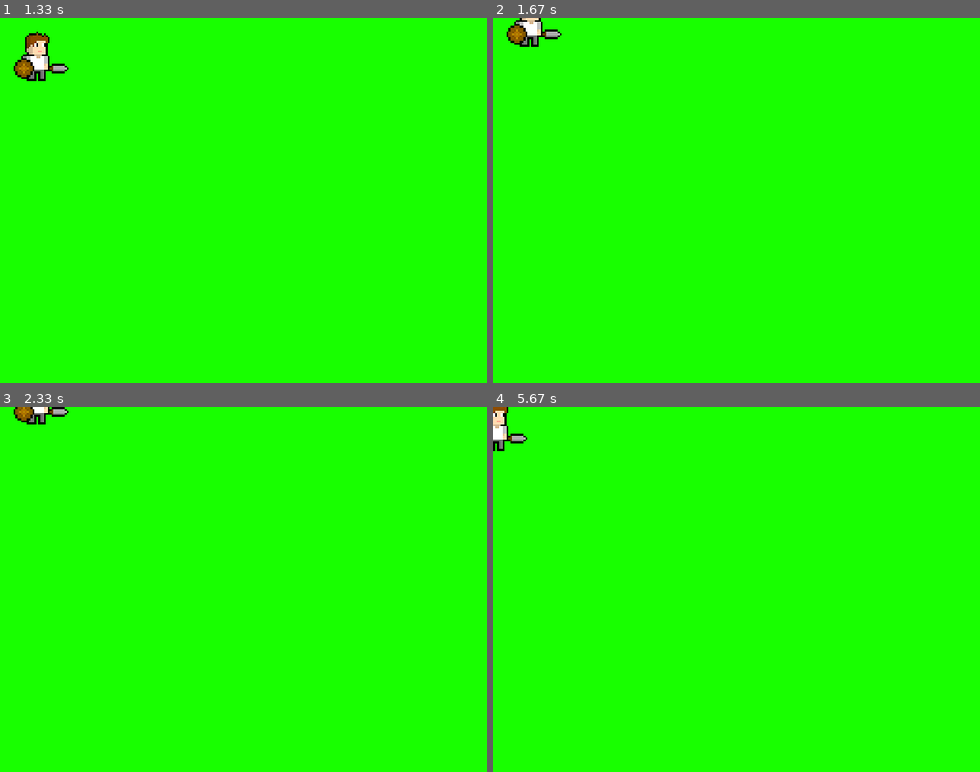
Above: before the commit, frames 1-4 (two rows, left to right).
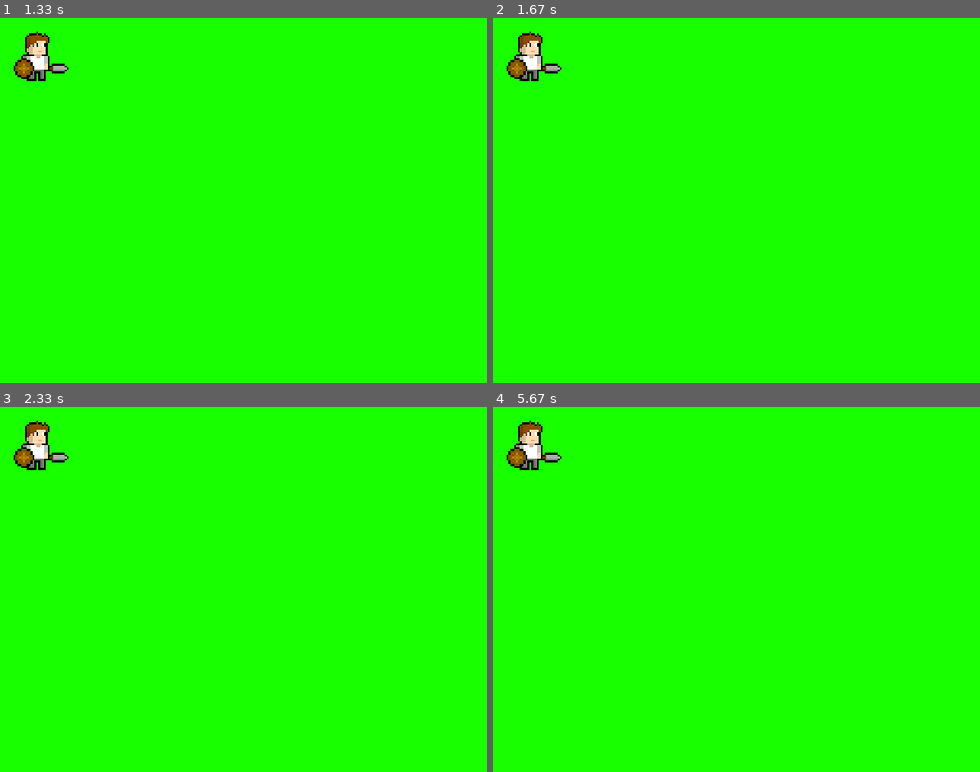
Above: after the commit, the same moments.

Repository: Farofeiro231/Python_Game
Game: pygame game, started from RPG/BouncingPanda.py
The game is run twice, just before and just after one commit, with the same random seed, the same clock (stepped at 60 frames per second) and the same inputs.
Inputs:
- Up to frame 1 (1.33 s): hold A 0.33-0.8 s; hold Right 0.33-0.8 s
- Up to frame 2 (1.67 s): hold Up from 1.33 s (still down)
- Up to frame 3 (2.33 s): release Up at 1.8 s; tap S at 1.83 s
- Up to frame 4 (5.67 s): hold Left 2.67-3.2 s; hold W 3.57-3.97 s; hold Left 3.57-3.97 s; hold S 4.83-5.47 s; hold Right 4.83-5.47 s

Frame 1 is identical in both runs. In frame 2, 1.2% of the frame differs, in the area x 2-15%, y 0-18%; in frame 3, 1.1%; in frame 4, 1.2%.

Commit message:
Adding camera reference and offset

Diff:
--- a/RPG/BouncingPanda.py
+++ b/RPG/BouncingPanda.py
@@ -8,6 +8,9 @@
 HEROWORLDY = 10
 HERO_CAMX = 10
 HERO_CAMY = 10
+CAMX = 0
+CAMY = 0
+CAM_OFFSET = 90
 SIZE = 80
 hero_face = 'right'
 
@@ -28,45 +31,45 @@
 
 HERO = {'surface': pygame.image.load('images/hero.png'),
          'worldX': HEROWORLDX,
-         'worldY': HEROWORLDY,
-         'camX': HERO_CAMX,
-         'camY': HERO_CAMY}
+         'worldY': HEROWORLDY}
 scaledHero = pygame.transform.scale(HERO['surface'], (SIZE, SIZE))
 
 pygame.mixer.music.load('sounds/triumph.wav') #plays the backgournd sound
 pygame.mixer.music.play(-1, 0.0) #plays it forever (-1) and from the beginning (0.0)
 
 while True:
+    HERO_CAMX = HEROWORLDX - CAMX
+    HERO_CAMY = HEROWORLDY - CAMY
     DISPLAYSURF.fill(BAMBOO)
     DISPLAYSURF.blit(scaledHero, (HERO_CAMX, HERO_CAMY))
     event = pygame.key.get_pressed()
         #if event.type == KEYDOWN:
     if event[pygame.K_UP] or event[pygame.K_w]:
         HEROWORLDY -= 5
-        HERO_CAMY -= 5
-        if HERO_CAMY <= -SIZE:
-            HERO_CAMY = WINHEIGHT
+        CAMY -= 5
+        if CAMY <= -SIZE:
+            CAMY = WINHEIGHT
     if event[pygame.K_LEFT] or event[pygame.K_a]:
         HEROWORLDX -= 5
-        HERO_CAMX -= 5
+        CAMX -= 5
         if hero_face == 'right':
             scaledHero = pygame.transform.flip(scaledHero, True, False)
             hero_face = 'left'
-        if HERO_CAMX <= -SIZE:
-            HERO_CAMX = WINWIDTH
+        if CAMX <= -SIZE:
+            CAMX = WINWIDTH
     if event[pygame.K_RIGHT] or event[pygame.K_d]:
         HEROWORLDX += 5
-        HERO_CAMX += 5
+        CAMX += 5
         if hero_face == 'left':
             scaledHero = pygame.transform.flip(scaledHero, True, False)
             hero_face = 'right'
-        if HERO_CAMX >= WINWIDTH:
-            HERO_CAMX = 0 - SIZE
+        if CAMX >= WINWIDTH:
+            CAMX = 0 - SIZE
     if event[pygame.K_DOWN] or event[pygame.K_s]:
         HEROWORLDY += 5
-        HERO_CAMY += 5
-        if HERO_CAMY >= WINHEIGHT:
-            HERO_CAMY = 0 - SIZE
+        CAMY += 5
+        if CAMY >= WINHEIGHT:
+            CAMY = 0 - SIZE
     for evento in pygame.event.get():
         if evento.type == QUIT:
             pygame.mixer.music.stop()
